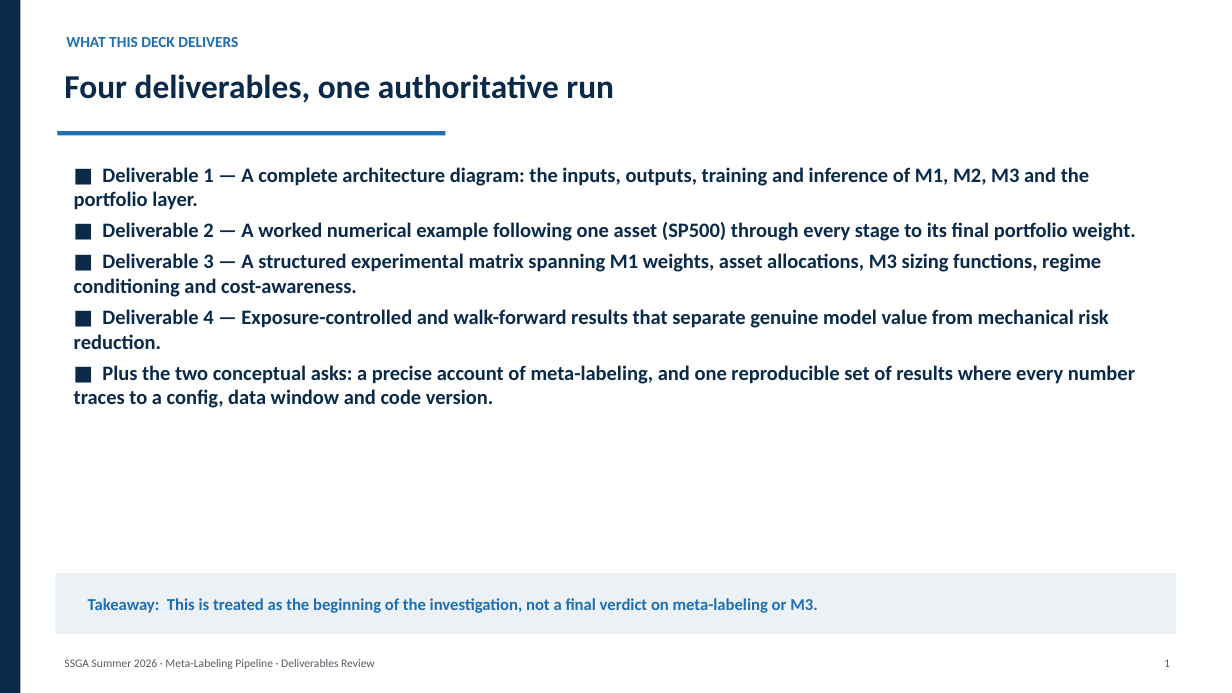
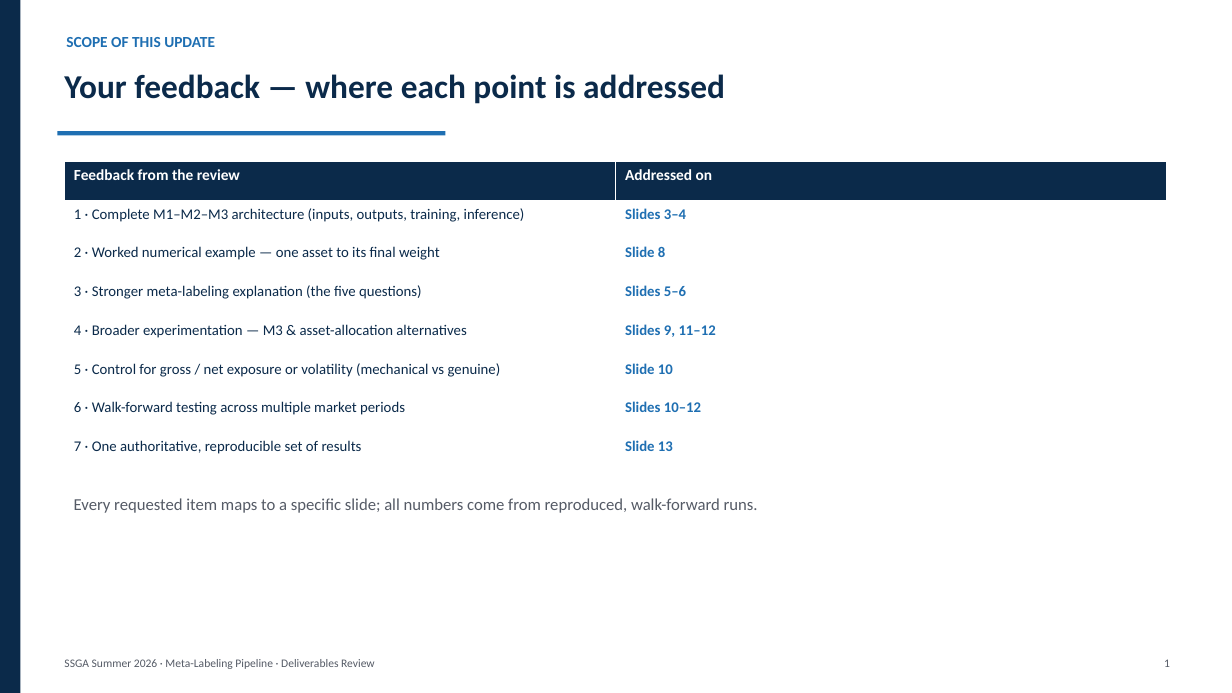
Before and after one commit to JiaWu23/SSGA-Summer2026, a slide deck: slide 2 of presentation/SSGA_Deliverables_Deck.pptx. Drawn at 1232x693 pixels with LibreOffice and Linux fonts; fonts in the diff are those of the drawing. Boxes give left, top, right and bottom in pixels: in the first picture for what was removed or moved away, otherwise in the second. Text is boxed around its words. In the diff, an @@ line names an element or a change of style, - is before the commit and + after.

```diff
--- a/presentation/SSGA_Deliverables_Deck.pptx
+++ b/presentation/SSGA_Deliverables_Deck.pptx
@@ text at [66,37,215,47]: text changed @@
-WHAT THIS DECK DELIVERS
+SCOPE OF THIS UPDATE
@@ text at [64,74,725,104]: text changed @@
-Four deliverables, one authoritative run
+Your feedback — where each point is addressed
@@ table added at [65,162,1166,472], 8 rows, 2 columns @@
+Feedback from the review | Addressed on
+1 · Complete M1–M2–M3 architecture (inputs, outputs, training, inference) | Slides 3–4
+2 · Worked numerical example — one asset to its final weight | Slide 8
+3 · Stronger meta-labeling explanation (the five questions) | Slides 5–6
+4 · Broader experimentation — M3 & asset-allocation alternatives | Slides 9, 11–12
+5 · Control for gross / net exposure or volatility (mechanical vs genuine) | Slide 10
+6 · Walk-forward testing across multiple market periods | Slides 10–12
+7 · One authoritative, reproducible set of results | Slide 13
@@ text removed at [74,167,1135,408] @@
-■ Deliverable 1 — A complete architecture diagram: the inputs, outputs, training and inference of M1, M2, M3 and the portfolio layer.
-■ Deliverable 2 — A worked numerical example following one asset (SP500) through every stage to its final portfolio weight.
-■ Deliverable 3 — A structured experimental matrix spanning M1 weights, asset allocations, M3 sizing functions, regime conditioning and cost-awareness.
-■ Deliverable 4 — Exposure-controlled and walk-forward results that separate genuine model value from mechanical risk reduction.
-■ Plus the two conceptual asks: a precise account of meta-labeling, and one reproducible set of results where every number traces to a config, data window and code version.
@@ text added at [74,498,758,513], 13 pt, text #555B66 @@
+Every requested item maps to a specific slide; all numbers come from reproduced, walk-forward runs.
@@ rectangle removed at [55,573,1177,634] @@
@@ text removed at [88,598,817,613] @@
-Takeaway: This is treated as the beginning of the investigation, not a final verdict on meta-labeling or M3.
```
Also in this commit, not shown: 1 other file.
